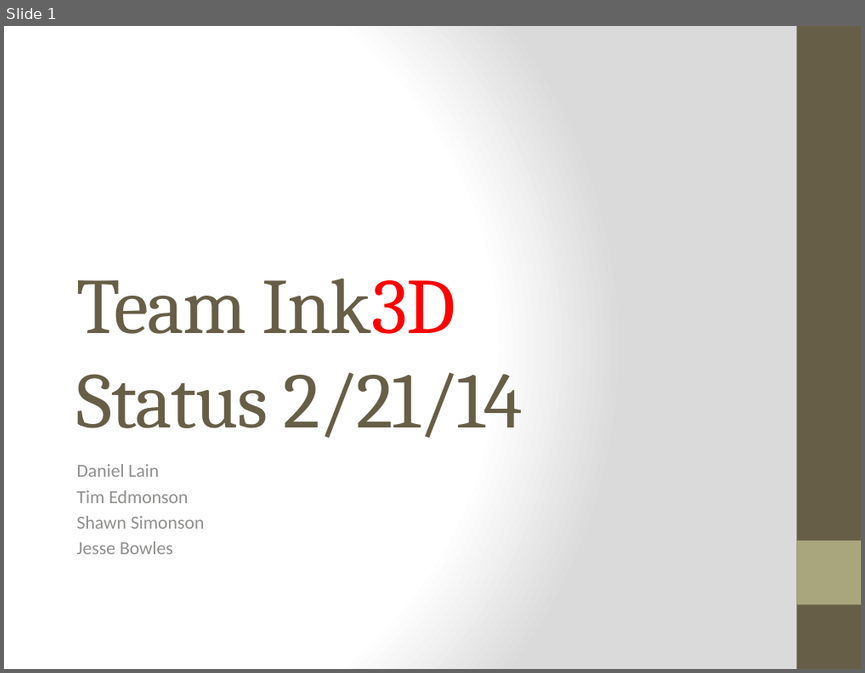
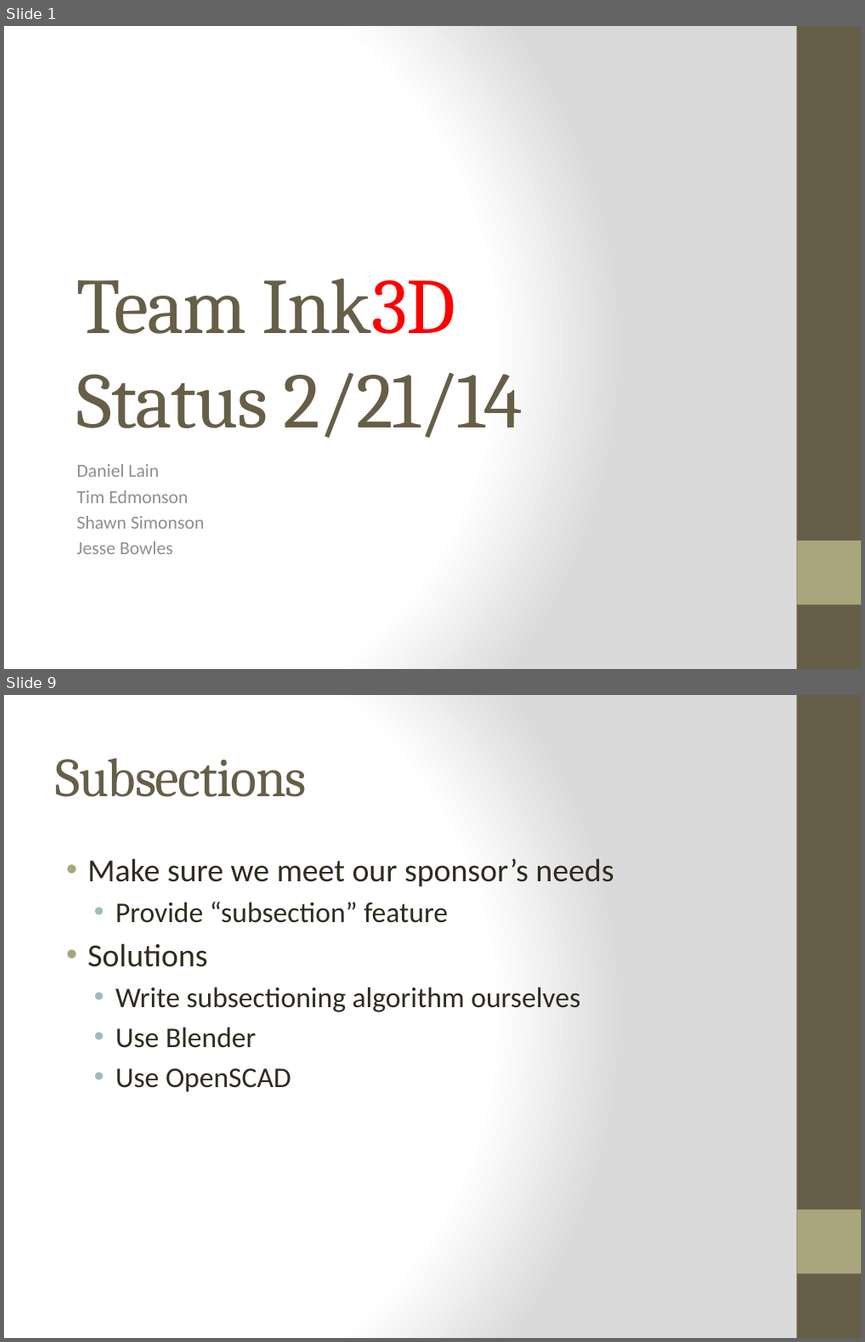
Before and after one commit to qpHalcy0n/SRDesign, a slide deck: Status Updates/2014 02 21.pptx. Shown one above the other, each under a label of ours: slide 1 before the commit, slides 1 and 9 after it; the slides between them are not shown. The pictures are 865x673 and 865x1342 pixels, drawn with LibreOffice and Linux fonts; fonts in the diff are those of the drawing. Boxes give left, top, right and bottom in pixels: in the first picture for what was removed or moved away, otherwise in the second. Text is boxed around its words. In the diff, an @@ line names an element or a change of style, - is before the commit and + after.

```diff
--- a/Status Updates/2014 02 21.pptx
+++ b/Status Updates/2014 02 21.pptx
@@ slide 9 added at (x1=4, y1=695, x2=861, y2=1338), background gradient #FFFFFF to #DADADA; not listed: 2 template elements that a slide beside it also shows @@
@@ title added at (x1=55, y1=758, x2=306, y2=797), 46 pt, text #675E47 @@
+Subsections
@@ text added at (x1=87, y1=858, x2=613, y2=1092), 24 pt, text #2F2B20 @@
+• Make sure we meet our sponsor’s needs
+  • Provide “subsection” feature
+• Solutions
+  • Write subsectioning algorithm ourselves
+  • Use Blender
+  • Use OpenSCAD
```
Also in this commit, not shown: 8 other slides added, 2 other files.
